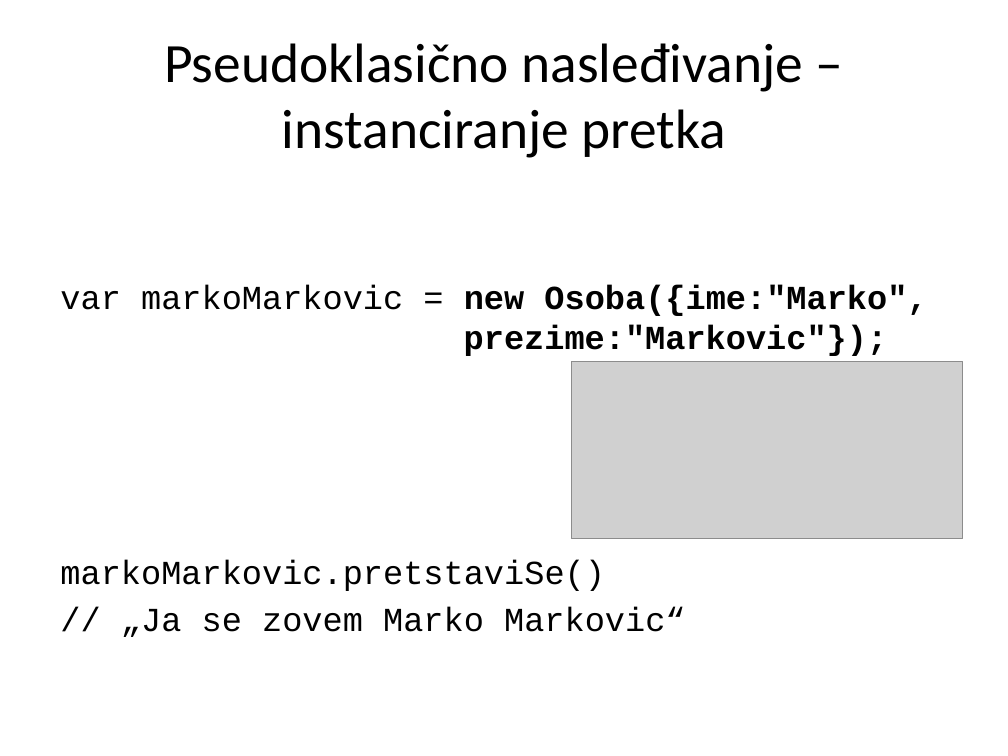
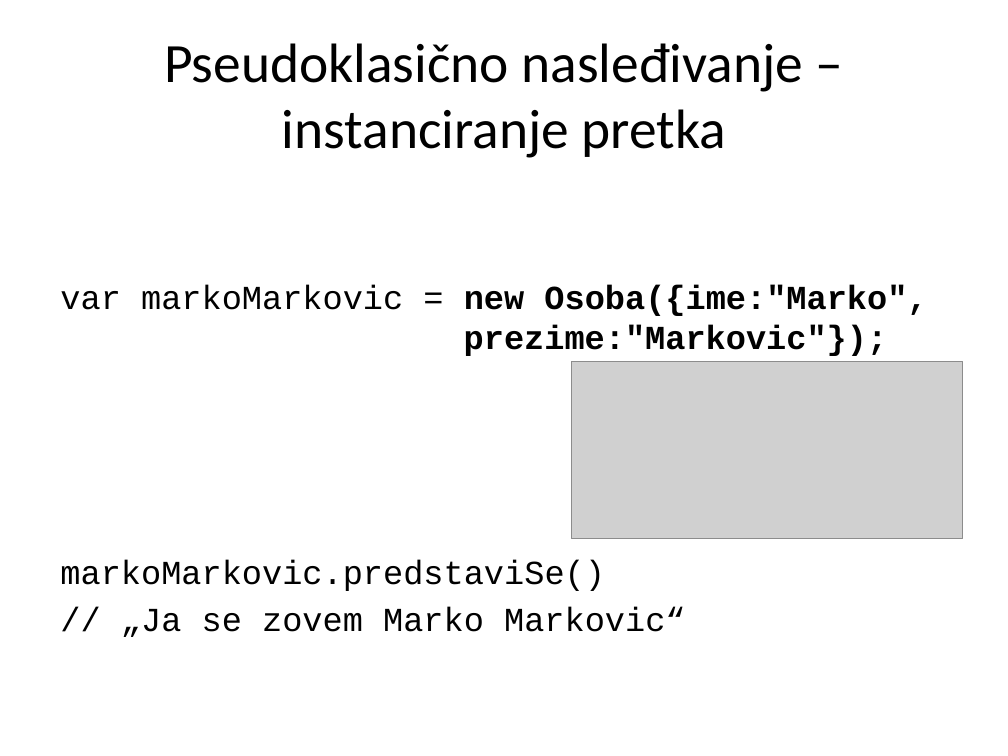
Before and after one commit to Cobrijani/2016, a slide deck: slide 9 of JavaScript/03_Nasledjivanje/JavaScript_03_Nasledjivanje.pptx. Drawn at 1008x756 pixels with LibreOffice and Linux fonts; fonts in the diff are those of the drawing; grey boxes stand for pictures. Boxes give left, top, right and bottom in pixels: in the first picture for what was removed or moved away, otherwise in the second. Text is boxed around its words. In the diff, an @@ line names an element or a change of style, - is before the commit and + after.

```diff
--- a/JavaScript/03_Nasledjivanje/JavaScript_03_Nasledjivanje.pptx
+++ b/JavaScript/03_Nasledjivanje/JavaScript_03_Nasledjivanje.pptx
@@ text at (60,560,605,591): text changed @@
-markoMarkovic.pretstaviSe()
+markoMarkovic.predstaviSe()
```
Also in this commit, not shown: 7 other slides changed, 4 other files.
